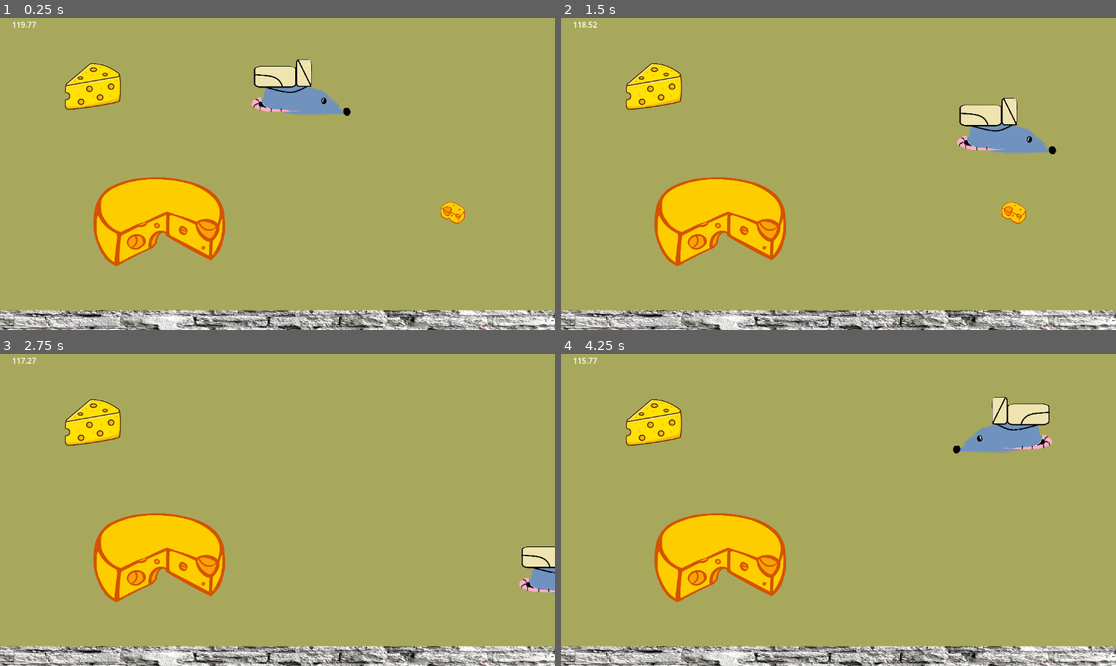
Above: before the commit, frames 1-4 (two rows, left to right).
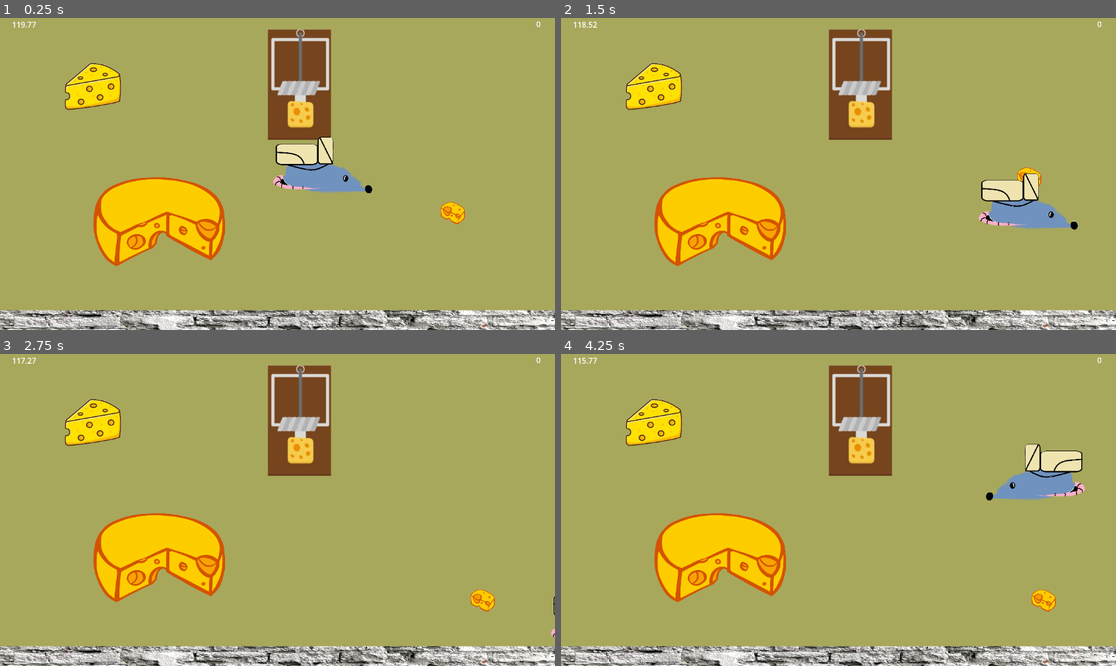
Above: after the commit, the same moments.

Repository: Airon-Tree/MouseGame
Game: Godot game, scene res://Object/main.tscn
Same seed, same stepped clock (60 frames per second), same inputs: the game is played once before the commit and once after it.
Inputs:
- Up to frame 1 (0.25 s): no input
- Up to frame 2 (1.5 s): hold Right (move_right) 0.53-1.28 s; tap F (pickup) at 0.6, 1.35 s; hold Down (move_down) from 1.28 s (still down)
- Up to frame 3 (2.75 s): release Down (move_down) at 2.03 s; hold Right (move_right) from 2.03 s (still down); tap F (pickup) at 2.1 s
- Up to frame 4 (4.25 s): release Right (move_right) at 2.78 s; hold Up (move_up) 2.78-3.53 s; tap F (pickup) at 2.85, 3.6 s; hold Left (move_left) from 3.53 s (still down)

The runs differ from the first frame. In frame 1, 6.4% of the frame differs, in the area x 45-98%, y 1-57%; in frame 2, 8.0%; in frame 3, 5.2%; in frame 4, 8.1%, in the area x 48-98%, y 1-83%.

Commit message:
score, mousetrap, timer

Diff:
--- a/Object/main.gd
+++ b/Object/main.gd
@@ -1,4 +1,9 @@
 extends Node2D
+
+var score: int
+var high_score= 0
+var target_score = 200
+var prev_score: int
 
 
 # Called when the node enters the scene tree for the first time.
@@ -10,8 +15,10 @@
 # Called every frame. 'delta' is the elapsed time since the previous frame.
 func _process(delta: float) -> void:
 	var rounded = "%.2f" % $Timer.time_left
-	$Label.text = str(rounded)
+	$TimerLabel.text = str(rounded)
+	$ScoreLabel.text = str(score)
 
 
 func _on_timer_timeout() -> void:
-	print("Game Over")
+	if(score < target_score):
+		print("Game Over")
--- a/Object/main.tscn
+++ b/Object/main.tscn
@@ -7,6 +7,7 @@
 [ext_resource type="PackedScene" uid="uid://fgd701onwood" path="res://Object/smallcheese.tscn" id="4_53eub"]
 [ext_resource type="PackedScene" uid="uid://c4tphd3q80phl" path="res://Object/wall.tscn" id="5_53eub"]
 [ext_resource type="Script" uid="uid://rfilx2578c5q" path="res://Object/label.gd" id="7_xkpur"]
+[ext_resource type="PackedScene" uid="uid://b0rwbxb01dje7" path="res://Object/mousetrap.tscn" id="8_3y6f8"]
 
 [node name="Main" type="Node2D"]
 script = ExtResource("1_desed")
@@ -17,7 +18,7 @@
 color = Color(1, 1, 0.42352942, 0.50980395)
 
 [node name="Player" parent="." instance=ExtResource("2_f1bcj")]
-position = Vector2(629, 144)
+position = Vector2(674, 305)
 base_move_speed = 400.0
 
 [node name="Cheese" parent="." instance=ExtResource("1_pka1d")]
@@ -35,11 +36,20 @@
 [node name="Timer" type="Timer" parent="."]
 wait_time = 120.0
 
-[node name="Label" type="Label" parent="."]
+[node name="TimerLabel" type="Label" parent="."]
 offset_left = 25.0
 offset_top = 2.0
 offset_right = 191.0
 offset_bottom = 76.0
 script = ExtResource("7_xkpur")
 
+[node name="Mousetrap" parent="." instance=ExtResource("8_3y6f8")]
+position = Vector2(622, 139)
+
+[node name="ScoreLabel" type="Label" parent="."]
+offset_left = 1113.0
+offset_top = 1.0
+offset_right = 1153.0
+offset_bottom = 24.0
+
 [connection signal="timeout" from="Timer" to="." method="_on_timer_timeout"]
--- /dev/null
+++ b/Object/mousetrap.tscn
@@ -0,0 +1,17 @@
+[gd_scene load_steps=4 format=3 uid="uid://b0rwbxb01dje7"]
+
+[ext_resource type="Texture2D" uid="uid://c2ua51sqcr4eb" path="res://Object/mousetrap.jpg" id="1_a6tmg"]
+[ext_resource type="Script" uid="uid://s5og53txm7nj" path="res://collision_shape_2d.gd" id="2_hnpif"]
+
+[sub_resource type="RectangleShape2D" id="RectangleShape2D_yrc38"]
+size = Vector2(131, 230)
+
+[node name="Mousetrap" type="Sprite2D"]
+texture = ExtResource("1_a6tmg")
+region_enabled = true
+region_rect = Rect2(81, 54, 131, 229)
+
+[node name="CollisionShape2D" type="CollisionShape2D" parent="."]
+position = Vector2(-0.5, 1)
+shape = SubResource("RectangleShape2D_yrc38")
+script = ExtResource("2_hnpif")
--- /dev/null
+++ b/collision_shape_2d.gd
@@ -0,0 +1,11 @@
+extends CollisionShape2D
+
+
+# Called when the node enters the scene tree for the first time.
+func _ready() -> void:
+	pass # Replace with function body.
+
+
+# Called every frame. 'delta' is the elapsed time since the previous frame.
+func _process(delta: float) -> void:
+	pass
Not shown: 1 places in Object/main.tscn that only renumber resources
Binary file added: Object/mousetrap.jpg
Not shown, added: Object/mousetrap.jpg.import
Not shown, added: collision_shape_2d.gd.uid
